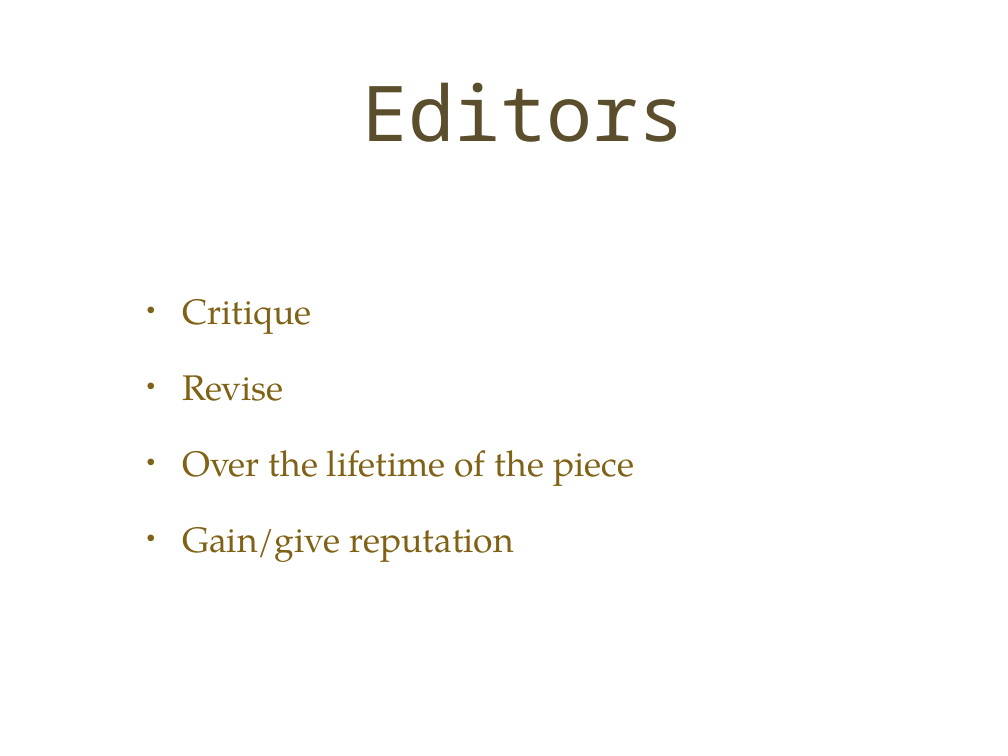
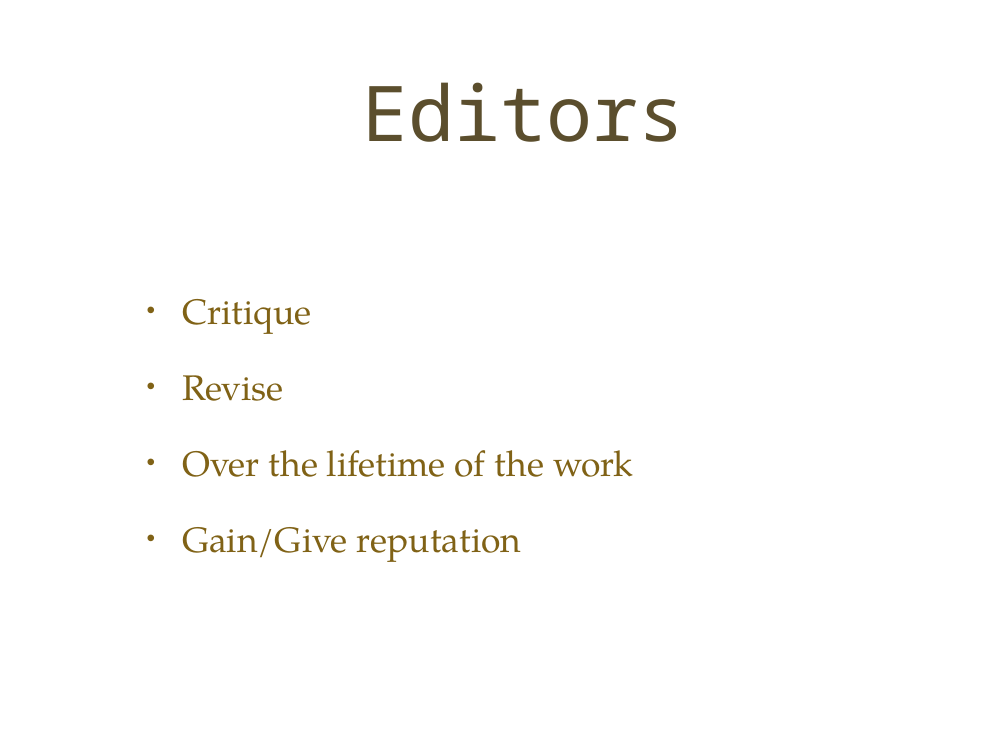
Before and after one commit to nullsix/fueledby.us-demo, a slide deck: slide 7 of pitch/pitch.ppt. Drawn at 1008x756 pixels with LibreOffice and Linux fonts; fonts in the diff are those of the drawing; background and template pictures are left out. Boxes give left, top, right and bottom in pixels: in the first picture for what was removed or moved away, otherwise in the second. Text is boxed around its words. In the diff, an @@ line names an element or a change of style, - is before the commit and + after.

```diff
--- a/pitch/pitch.ppt
+++ b/pitch/pitch.ppt
@@ text at (x1=182, y1=450, x2=633, y2=562): text changed @@
-• Over the lifetime of the piece
-• Gain/give reputation
+• Over the lifetime of the work
+• Gain/Give reputation
```
Also in this commit, not shown: 7 other slides changed, 2 slides added, 2 other files.
